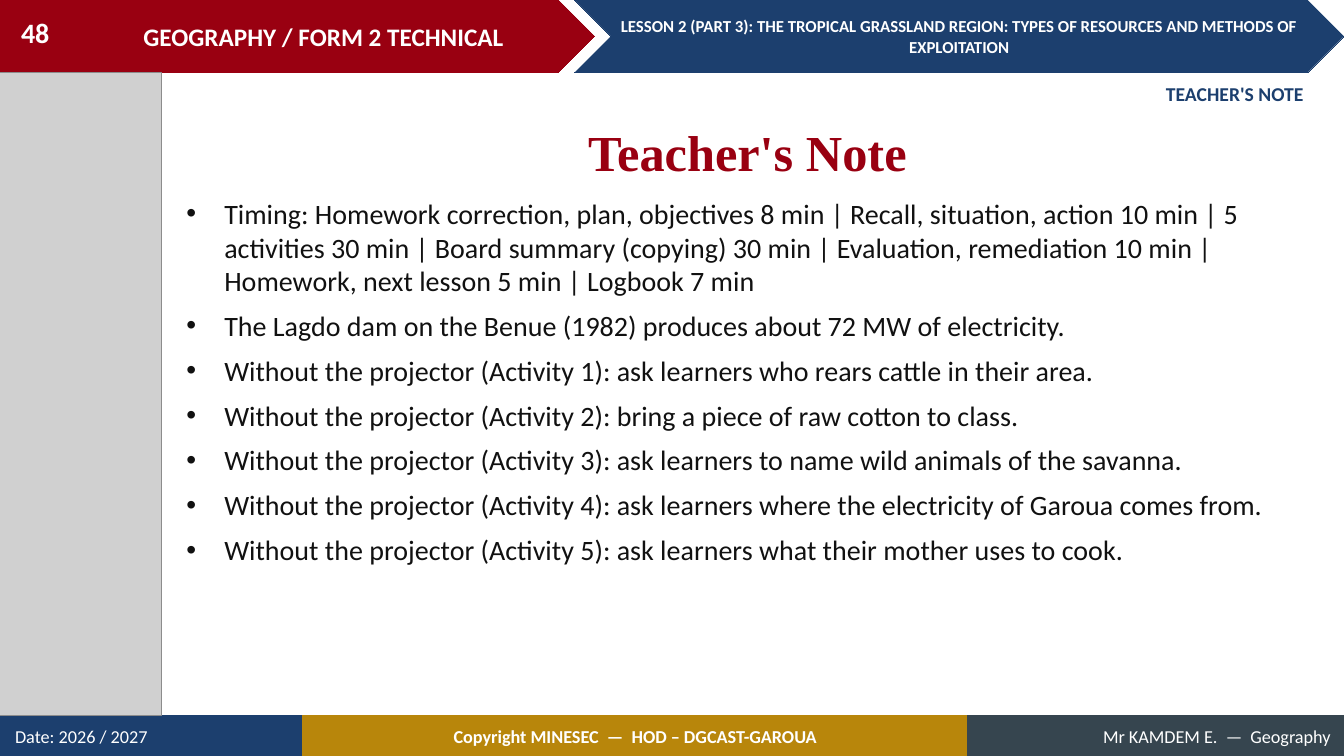
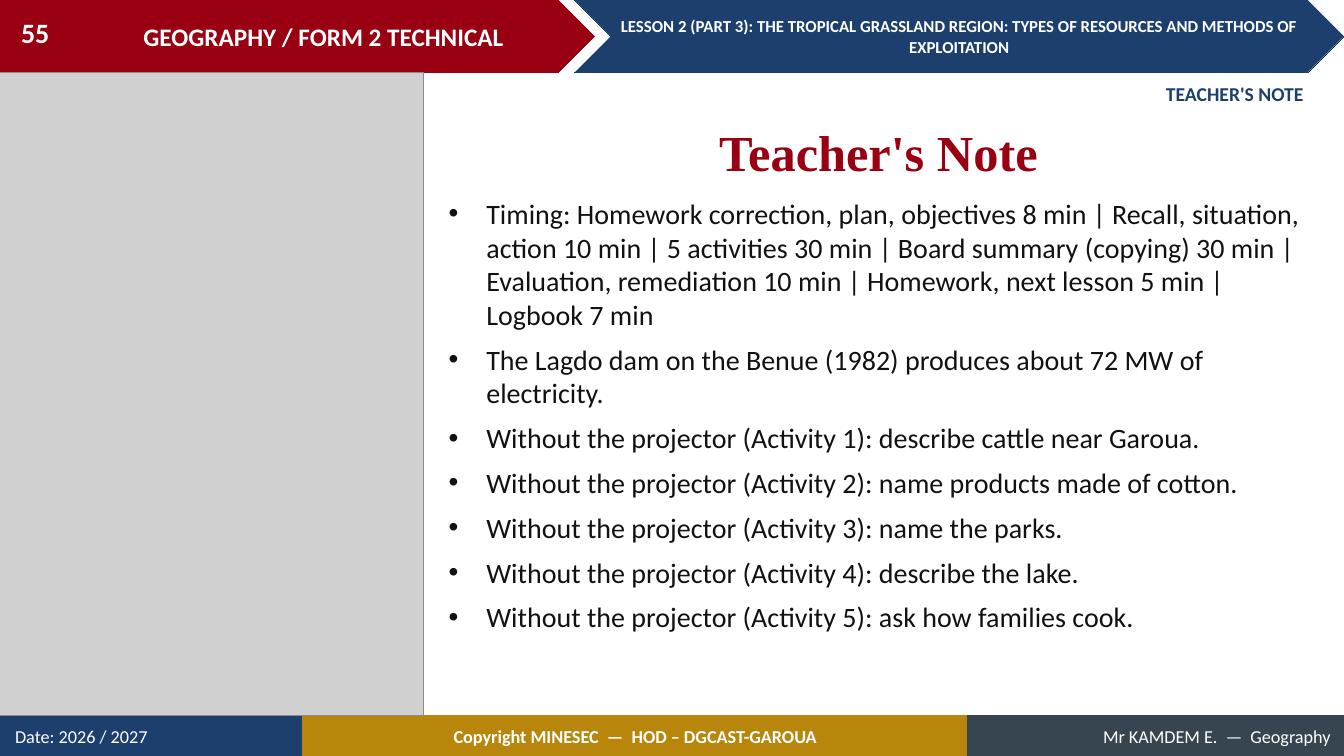
Before and after one commit to Berthautk/linea-github, a slide deck: slide 55 of lecons/F2T/08_S02_L2_P3_Tropical_Grassland_Resources.pptx (slide 48 before the commit). Drawn at 1344x756 pixels with LibreOffice and Linux fonts; fonts in the diff are those of the drawing; grey boxes stand for pictures. Boxes give left, top, right and bottom in pixels: in the first picture for what was removed or moved away, otherwise in the second. Text is boxed around its words. In the diff, an @@ line names an element or a change of style, - is before the commit and + after.

```diff
--- a/lecons/F2T/08_S02_L2_P3_Tropical_Grassland_Resources.pptx
+++ b/lecons/F2T/08_S02_L2_P3_Tropical_Grassland_Resources.pptx
@@ page number at (21, 24, 49, 43): text changed @@
-48
+55
@@ picture: place and size @@
-picture at (0, 73, 161, 716)
+picture at (0, 73, 423, 716)
@@ text "Teacher's Note": place and size @@
-text "Teacher's Note" at (588, 136, 907, 172)
+text "Teacher's Note" at (719, 136, 1038, 172)
@@ text "Timing: Homework correction, plan, objectives ...": place and size @@
-text "Timing: Homework correction, plan, objectives ..." at (224, 204, 1262, 565)
+text "Timing: Homework correction, plan, objectives ..." at (486, 204, 1299, 632)
@@ text at (486, 427, 1238, 632): text changed @@
-• Without the projector (Activity 1): ask learners who rears cattle in their area.
-• Without the projector (Activity 2): bring a piece of raw cotton to class.
-• Without the projector (Activity 3): ask learners to name wild animals of the savanna.
-• Without the projector (Activity 4): ask learners where the electricity of Garoua comes from.
-• Without the projector (Activity 5): ask learners what their mother uses to cook.
+• Without the projector (Activity 1): describe cattle near Garoua.
+• Without the projector (Activity 2): name products made of cotton.
+• Without the projector (Activity 3): name the parks.
+• Without the projector (Activity 4): describe the lake.
+• Without the projector (Activity 5): ask how families cook.
```
Also in this commit, not shown: 26 other slides changed, 7 slides added, 36 other files.
